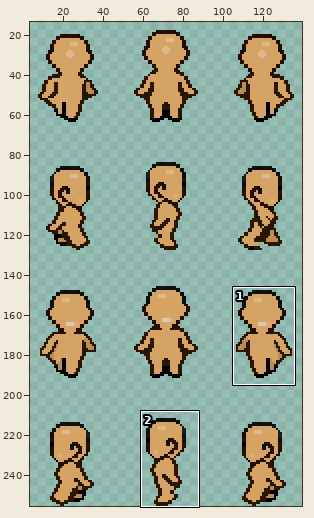
A sprite sheet gets an edit: data/sprites/outfit/body-testing/body_000.png. Above: a wide view before the commit, with the close-up outlined.
Close-up. Before the edit:
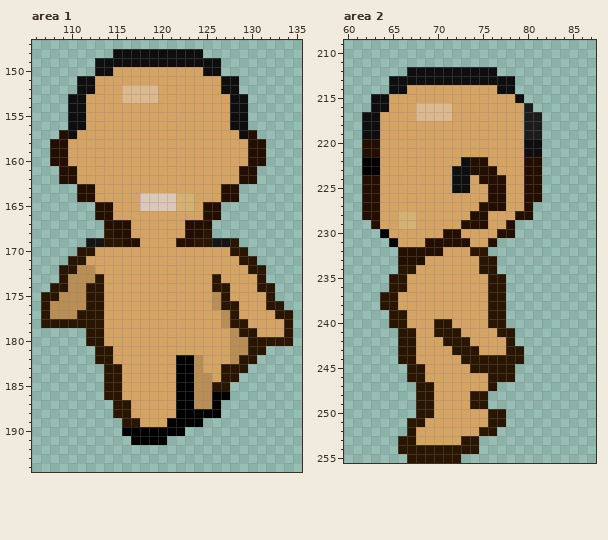
The file is 144x256 pixels. Shown: area 1: x 106..135, y 147..194; area 2: x 60..87, y 209..255. The wide view leaves out empty margins. The commit also changed other parts of the picture, which this record leaves out.
After:
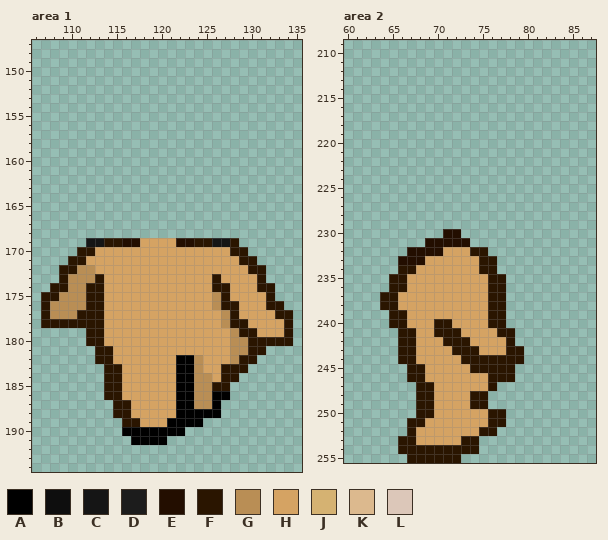
Palette (. is transparent): A #000000  B #0e0e0e  C #151515  D #1c1c1c  E #230e00  F #2a1500  G #b98e55  H #d5a363  J #d5b272  K #dcb98e  L #dcc7b9
Difference:
Changed rows in their new state; - is an unchanged pixel.
Area 1:
first column x 108:
148 -------..........-------
149 -----..............-----
150 -----..............-----
151 ---..................---
152 ---..................---
153 --....................--
154 --....................--
155 --....................--
156 --....................--
157 -......................-
158 ........................
159 ........................
160 ........................
161 -......................-
162 -......................-
163 ---..................---
164 ---..................---
165 -----..............-----
166 -----..............-----
167 ------............------
168 ------............------
Area 2:
first column x 62:
212 -----..........-----
213 ---..............---
214 ---..............---
215 -.................--
216 -..................-
217 ....................
218 ....................
219 ....................
220 ....................
221 ....................
222 ....................
223 ....................
224 ....................
225 ....................
226 ....................
227 ...................-
228 ...................-
229 -................---
230 --.......--......---
231 ---....-----...-----
232 ----.---------------
Boxes around the changes in both close-ups, in picture pixels (x1, y1, x2, y2):
erased: (50, 49, 266, 238)
erased: (362, 67, 542, 256)
